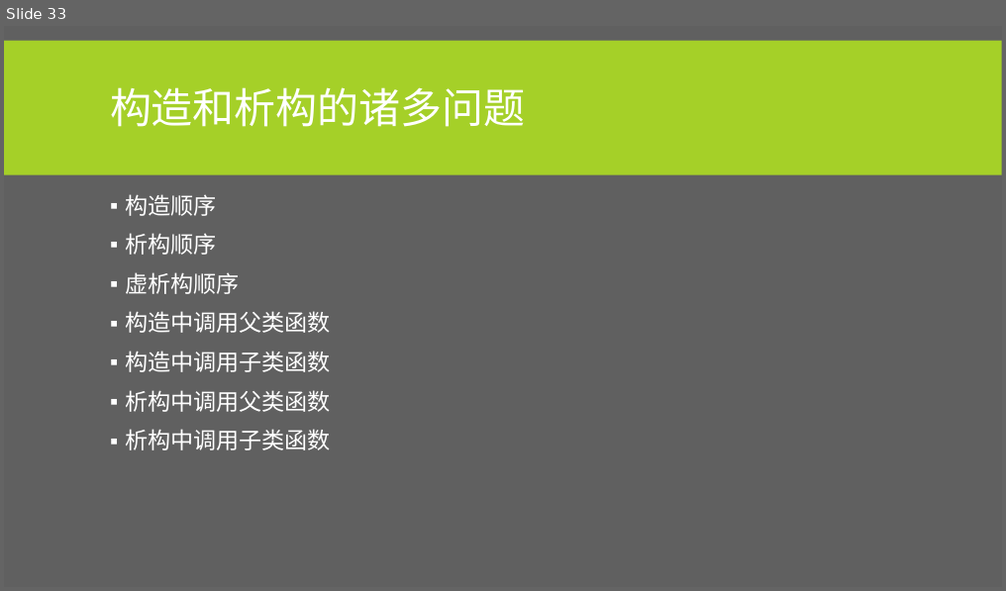
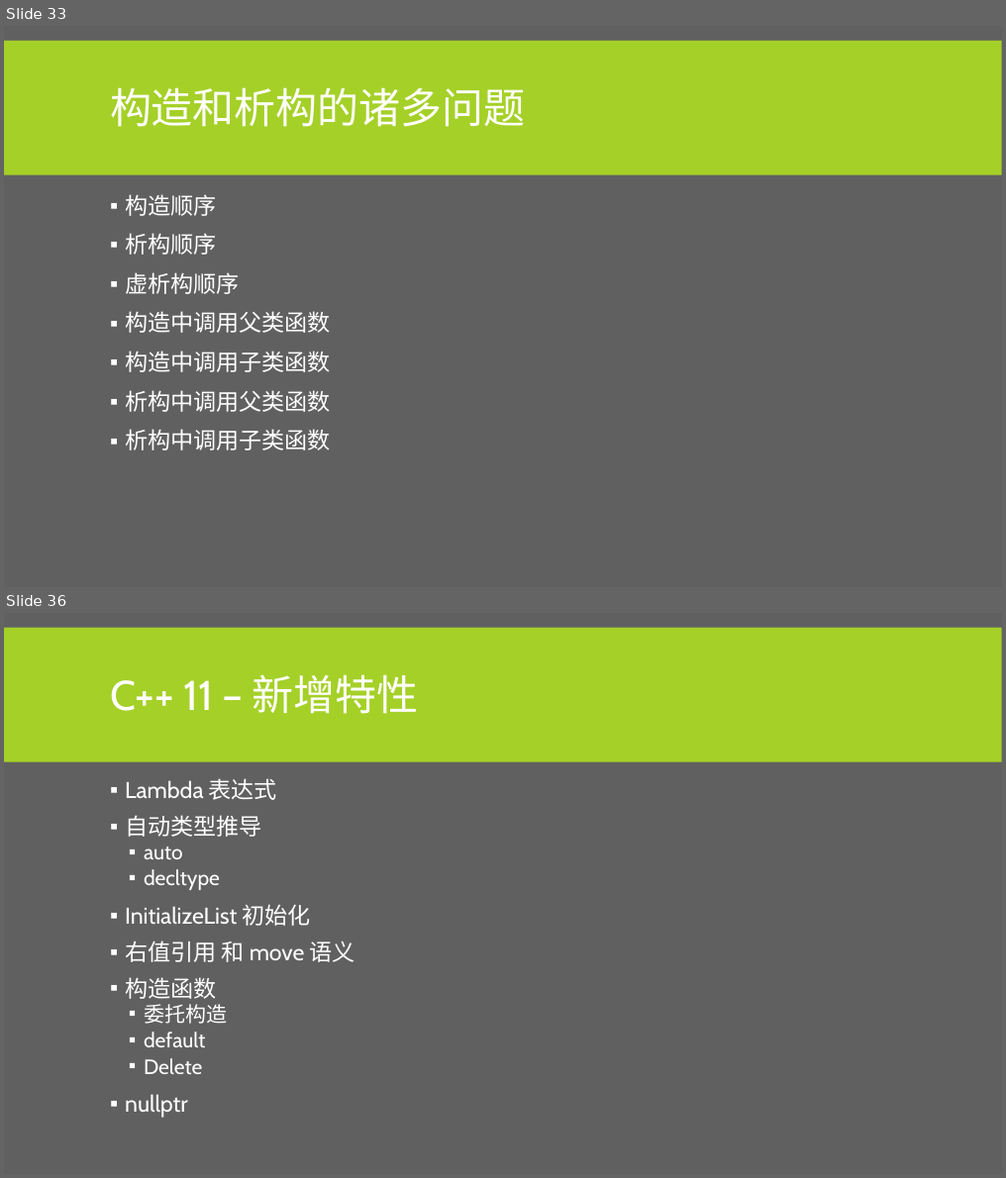
Before and after one commit to albertclass/Lessons, a slide deck: advance c++/courseware.pptx. Shown one above the other, each under a label of ours: slide 33 before the commit, slides 33 and 36 after it; the slides between them are not shown. The pictures are 1006x591 and 1006x1178 pixels, drawn with LibreOffice and Linux fonts; fonts in the diff are those of the drawing. Boxes give left, top, right and bottom in pixels: in the first picture for what was removed or moved away, otherwise in the second. Text is boxed around its words. In the diff, an @@ line names an element or a change of style, - is before the commit and + after.

```diff
--- a/advance c++/courseware.pptx
+++ b/advance c++/courseware.pptx
@@ slide 36 added at (4, 613, 1002, 1174), background #606060; not listed: 1 template element that a slide beside it also shows @@
@@ title added at (110, 674, 419, 714), 40 pt, text #FFFFFF @@
+C++ 11 – 新增特性
@@ text added at (125, 778, 355, 1118), 22 pt, text #FFFFFF @@
+▪ Lambda 表达式
+▪ 自动类型推导
+  ▪ auto
+  ▪ decltype
+▪ InitializeList 初始化
+▪ 右值引用 和 move 语义
+▪ 构造函数
+  ▪ 委托构造
+  ▪ default
+  ▪ Delete
+▪ nullptr
```
Also in this commit, not shown: 1 slide changed, 3 other slides added.
